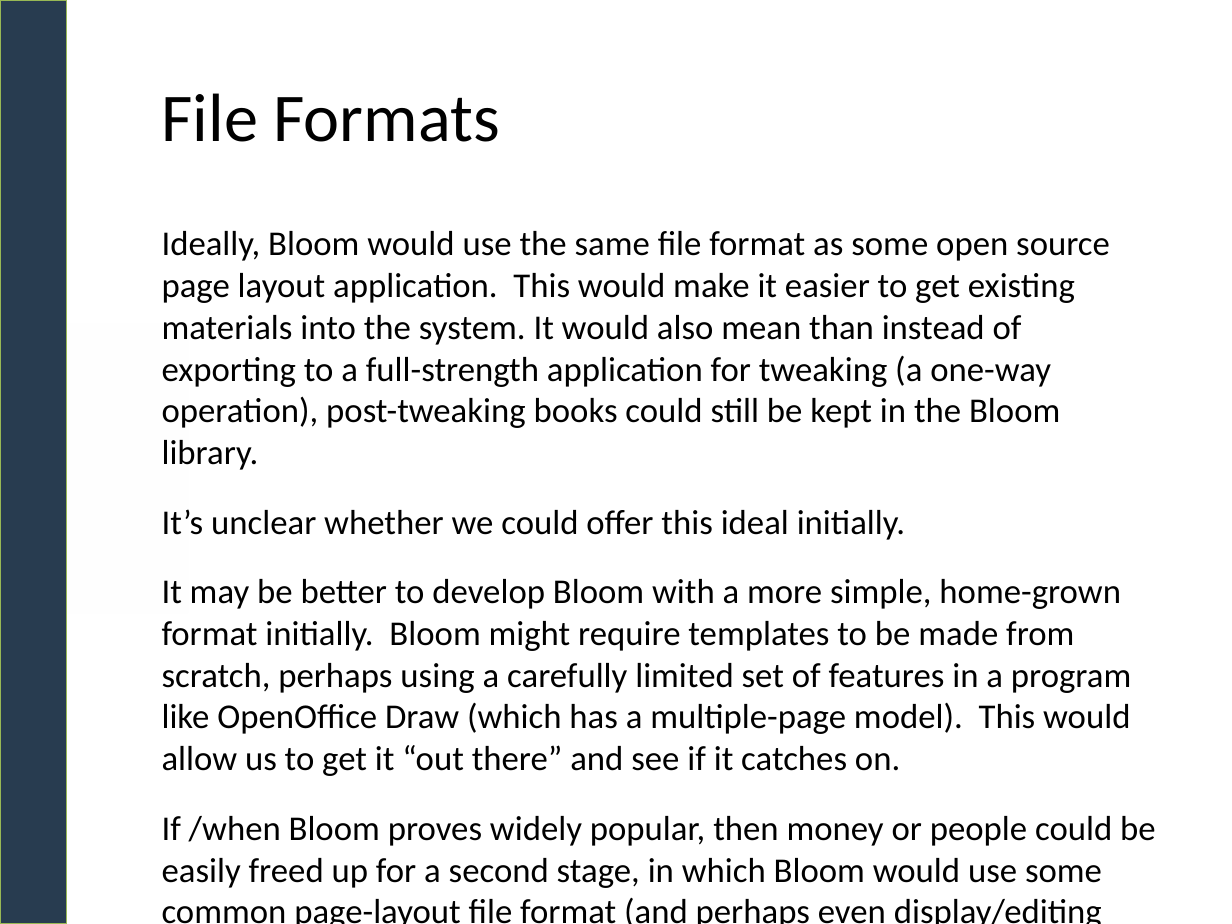
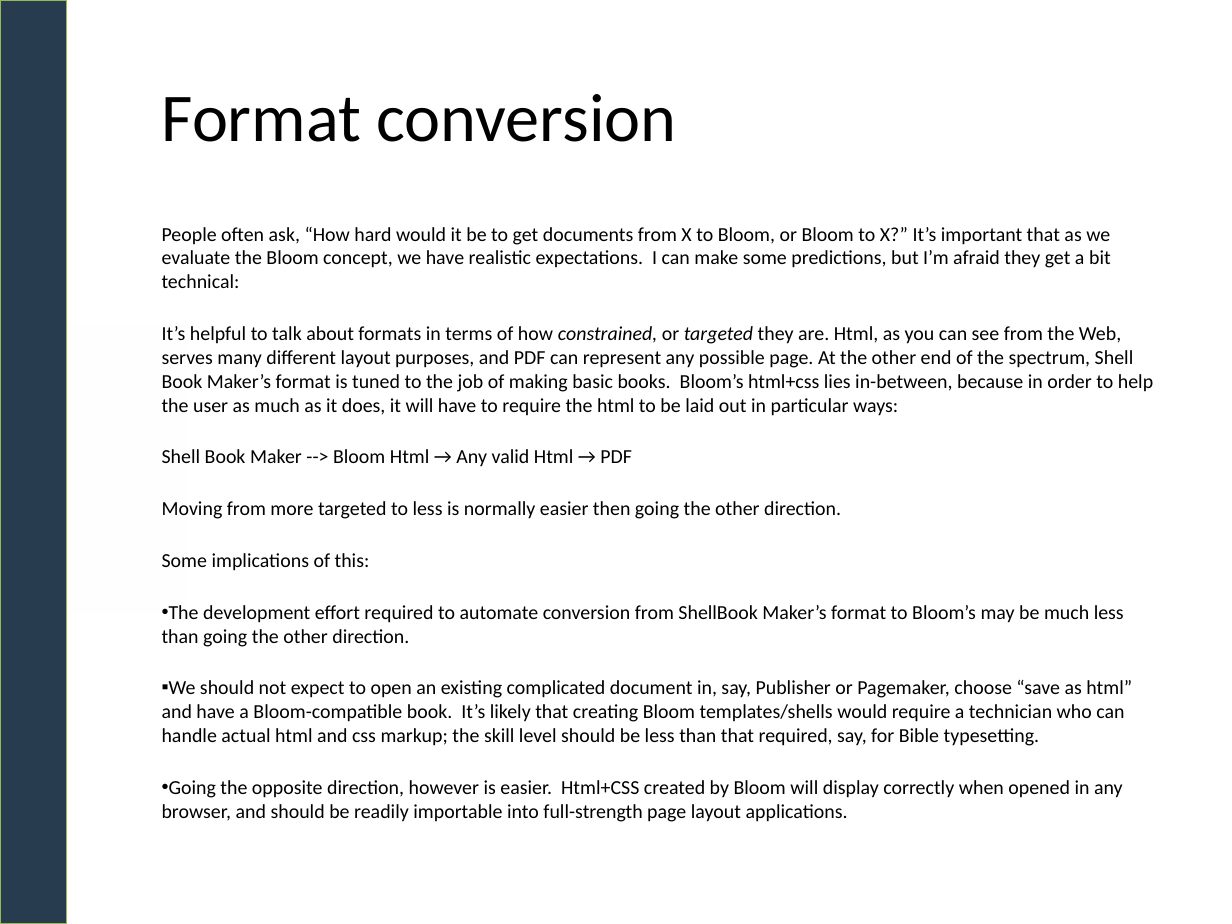
Before and after one commit to ermshiperete/testBloom, a slide deck: slide 35 of Design/BloomOverview.pptx. Drawn at 1232x924 pixels with LibreOffice and Linux fonts; fonts in the diff are those of the drawing; background and template pictures are left out. Boxes give left, top, right and bottom in pixels: in the first picture for what was removed or moved away, otherwise in the second. Text is boxed around its words. In the diff, an @@ line names an element or a change of style, - is before the commit and + after.

```diff
--- a/Design/BloomOverview.pptx
+++ b/Design/BloomOverview.pptx
@@ title at bbox=[162, 94, 677, 142]: text changed @@
-File Formats
+Format conversion
@@ text at bbox=[162, 227, 1153, 822]: text changed; size 22.4 to 12.8 pt @@
-Ideally, Bloom would use the same file format as some open source page layout application. This would make it easier to get existing materials into the system. It would also mean than instead of exporting to a full-strength application for tweaking (a one-way operation), post-tweaking books could still be kept in the Bloom library.
-It’s unclear whether we could offer this ideal initially.
-It may be better to develop Bloom with a more simple, home-grown format initially. Bloom might require templates to be made from scratch, perhaps using a carefully limited set of features in a program like OpenOffice Draw (which has a multiple-page model). This would allow us to get it “out there” and see if it catches on.
-If /when Bloom proves widely popular, then money or people could be easily freed up for a second stage, in which Bloom would use some common page-layout file format (and perhaps even display/editing engine) for both templates and documents.
+People often ask, “How hard would it be to get documents from X to Bloom, or Bloom to X?” It’s important that as we evaluate the Bloom concept, we have realistic expectations. I can make some predictions, but I’m afraid they get a bit technical:
+It’s helpful to talk about formats in terms of how constrained, or targeted they are. Html, as you can see from the Web, serves many different layout purposes, and PDF can represent any possible page. At the other end of the spectrum, Shell Book Maker’s format is tuned to the job of making basic books. Bloom’s html+css lies in-between, because in order to help the user as much as it does, it will have to require the html to be laid out in particular ways:
+Shell Book Maker --> Bloom Html → Any valid Html → PDF
+Moving from more targeted to less is normally easier then going the other direction.
+Some implications of this:
+• The development effort required to automate conversion from ShellBook Maker’s format to Bloom’s may be much less than going the other direction.
+▪ We should not expect to open an existing complicated document in, say, Publisher or Pagemaker, choose “save as html” and have a Bloom-compatible book. It’s likely that creating Bloom templates/shells would require a technician who can handle actual html and css markup; the skill level should be less than that required, say, for Bible typesetting.
+• Going the opposite direction, however is easier. Html+CSS created by Bloom will display correctly when opened in any browser, and should be readily importable into full-strength page layout applications.
```
Also in this commit, not shown: 1 other slide changed, 1 slide added, 1 slide removed, 2 other files.
